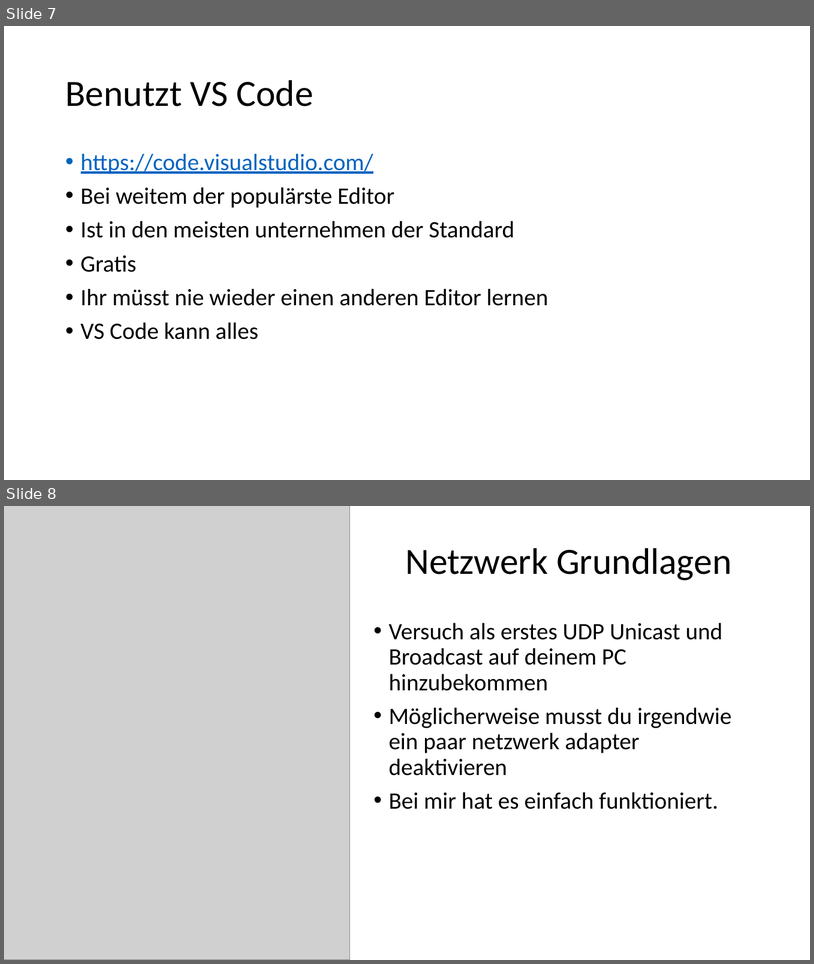
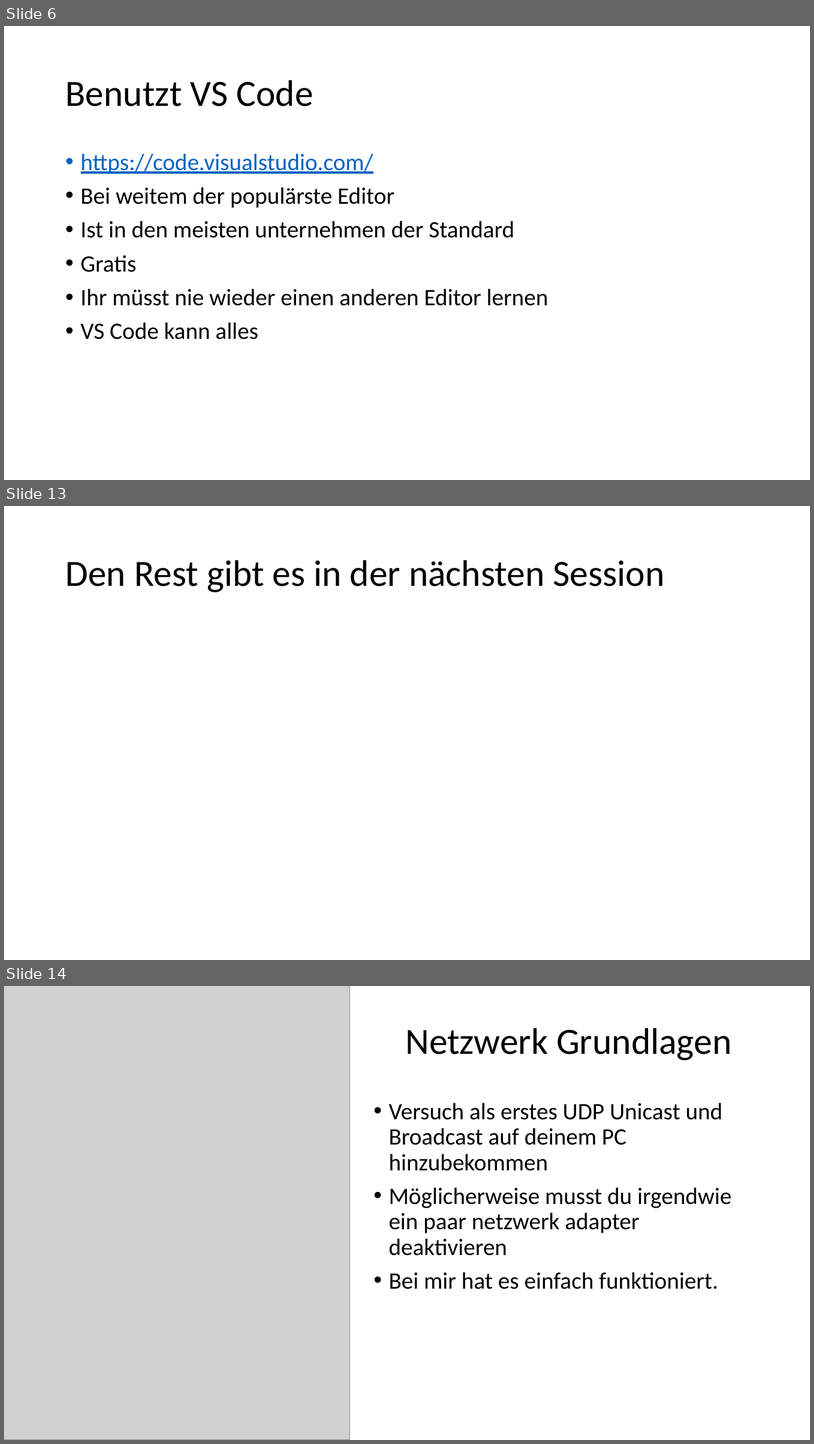
Before and after one commit to walkerdustin/Python-Projekt-Setup, a slide deck: Hilfe Tipps Tricks Erklkärungen.pptx. Shown one above the other, each under a label of ours: slides 7 and 8 before the commit, slides 6, 13 and 14 after it; the slides between them are not shown. The pictures are 814x964 and 814x1444 pixels, drawn with LibreOffice and Linux fonts; fonts in the diff are those of the drawing; grey boxes stand for pictures. Boxes give left, top, right and bottom in pixels: in the first picture for what was removed or moved away, otherwise in the second. Text is boxed around its words. In the diff, an @@ line names an element or a change of style, - is before the commit and + after.

```diff
--- a/Hilfe Tipps Tricks Erklkärungen.pptx
+++ b/Hilfe Tipps Tricks Erklkärungen.pptx
@@ slide 13 added at (4,506,810,960), background #FFFFFF @@
@@ title added at (65,560,665,592), 44 pt, text #000000 @@
+Den Rest gibt es in der nächsten Session
@@ what was slide 7 is now slide 6 @@
@@ what was slide 8 is now slide 14 @@
```
Also in this commit, not shown: 3 slides changed, 5 other slides added.
